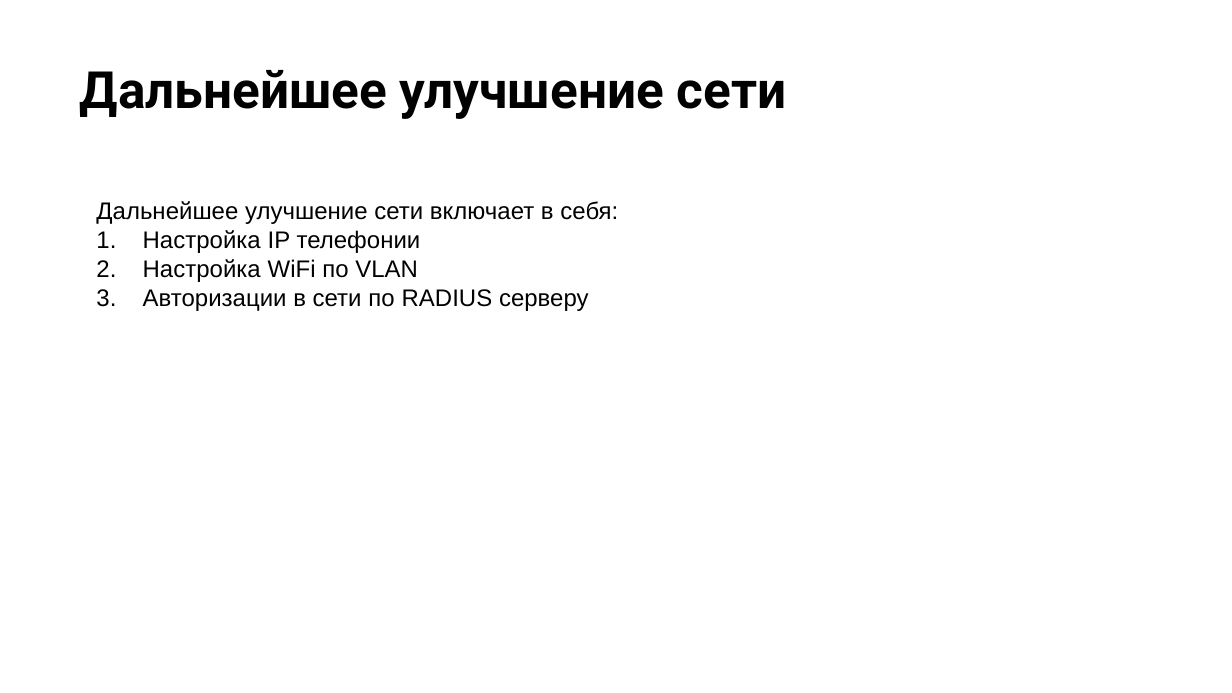
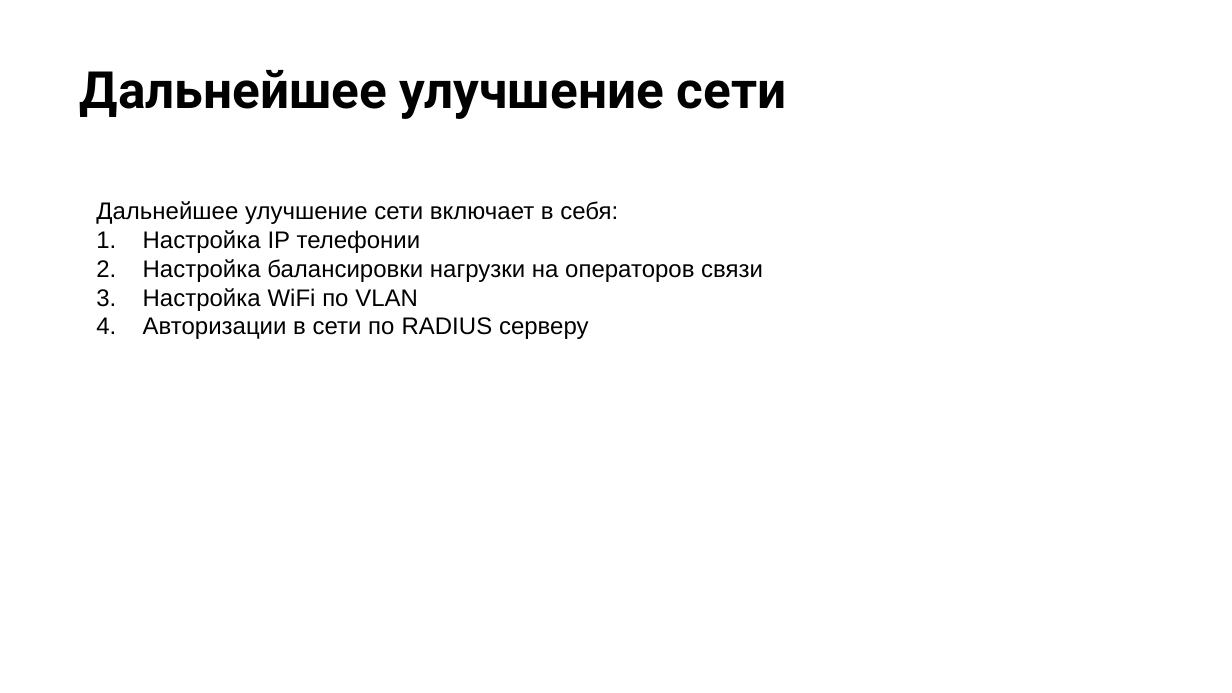
Before and after one commit to andreysokolov33/otus, a slide deck: slide 21 of Network Engineer. Basic/Проектная работа/Presentation.pptx. Drawn at 1232x693 pixels with LibreOffice and Linux fonts; fonts in the diff are those of the drawing; background and template pictures are left out. Boxes give left, top, right and bottom in pixels: in the first picture for what was removed or moved away, otherwise in the second. Text is boxed around its words. In the diff, an @@ line names an element or a change of style, - is before the commit and + after.

```diff
--- a/Network Engineer. Basic/Проектная работа/Presentation.pptx
+++ b/Network Engineer. Basic/Проектная работа/Presentation.pptx
@@ text at [143, 259, 763, 282]: paragraph added @@
+2. Настройка балансировки нагрузки на операторов связи
```
Also in this commit, not shown: 1 other slide changed.
